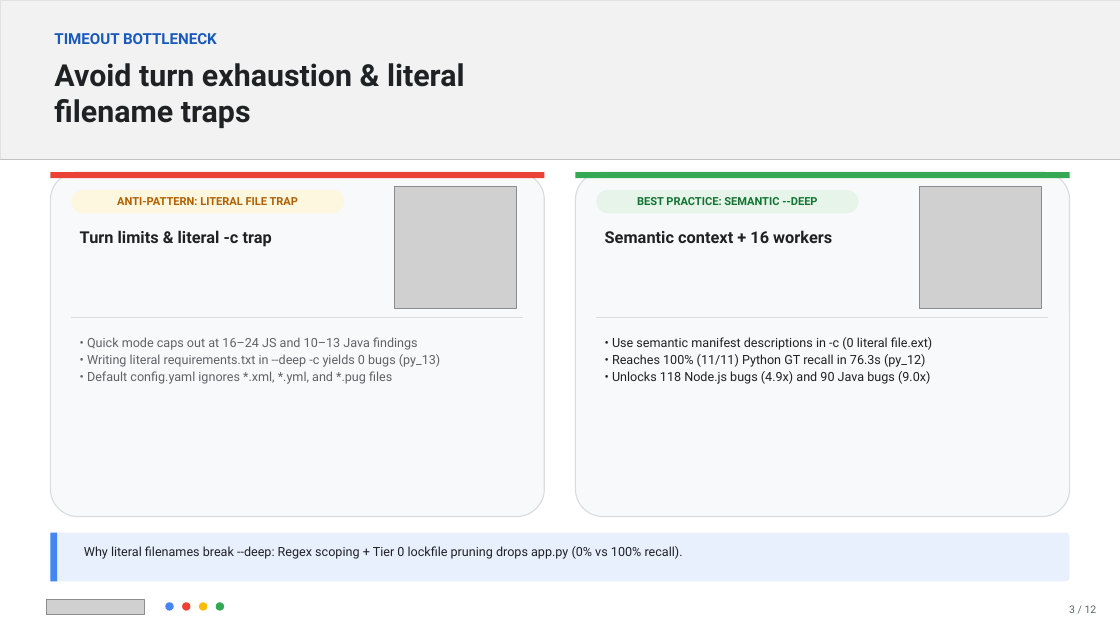
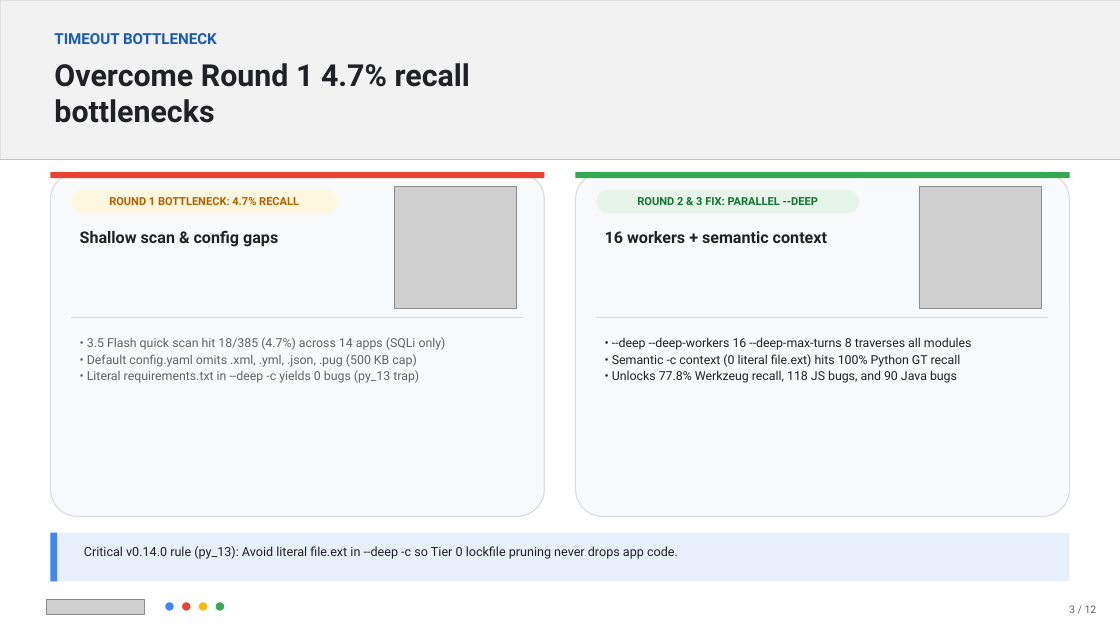
Before and after one commit to FrankieCheng/codemender-test, a slide deck: slide 3 of docs/CodeMender_Best_Practices_Deck.pptx. Drawn at 1120x630 pixels with LibreOffice and Linux fonts; fonts in the diff are those of the drawing; grey boxes stand for pictures. Boxes give left, top, right and bottom in pixels: in the first picture for what was removed or moved away, otherwise in the second. Text is boxed around its words. In the diff, an @@ line names an element or a change of style, - is before the commit and + after.

```diff
--- a/docs/CodeMender_Best_Practices_Deck.pptx
+++ b/docs/CodeMender_Best_Practices_Deck.pptx
@@ text at box(54, 63, 470, 123): text changed @@
-Avoid turn exhaustion & literal filename traps
+Overcome Round 1 4.7% recall bottlenecks
@@ rounded rectangle: place and size @@
-rounded rectangle at box(71, 190, 344, 213)
+rounded rectangle at box(71, 190, 337, 213)
@@ text at box(109, 197, 299, 205): text changed @@
-ANTI-PATTERN: LITERAL FILE TRAP
+ROUND 1 BOTTLENECK: 4.7% RECALL
@@ text at box(637, 197, 818, 205): text changed @@
-BEST PRACTICE: SEMANTIC --DEEP
+ROUND 2 & 3 FIX: PARALLEL --DEEP
@@ text at box(80, 230, 278, 247): text changed; size 14 to 13.8 pt @@
-Turn limits & literal -c trap
+Shallow scan & config gaps
@@ text at box(605, 231, 827, 243): text changed; size 14 to 13.8 pt @@
-Semantic context + 16 workers
+16 workers + semantic context
@@ text at box(87, 337, 446, 383): text changed; size 10.8 to 10.6 pt @@
-• Quick mode caps out at 16–24 JS and 10–13 Java findings
-• Writing literal requirements.txt in --deep -c yields 0 bugs (py_13)
-• Default config.yaml ignores *.xml, *.yml, and *.pug files
+• 3.5 Flash quick scan hit 18/385 (4.7%) across 14 apps (SQLi only)
+• Default config.yaml omits .xml, .yml, .json, .pug (500 KB cap)
+• Literal requirements.txt in --deep -c yields 0 bugs (py_13 trap)
@@ text at box(612, 337, 971, 383): text changed; size 10.8 to 10.6 pt @@
-• Use semantic manifest descriptions in -c (0 literal file.ext)
-• Reaches 100% (11/11) Python GT recall in 76.3s (py_12)
-• Unlocks 118 Node.js bugs (4.9x) and 90 Java bugs (9.0x)
+• --deep --deep-workers 16 --deep-max-turns 8 traverses all modules
+• Semantic -c context (0 literal file.ext) hits 100% Python GT recall
+• Unlocks 77.8% Werkzeug recall, 118 JS bugs, and 90 Java bugs
@@ text at box(84, 546, 678, 559): text changed @@
-Why literal filenames break --deep: Regex scoping + Tier 0 lockfile pruning drops app.py (0% vs 100% recall).
+Critical v0.14.0 rule (py_13): Avoid literal file.ext in --deep -c so Tier 0 lockfile pruning never drops app code.
```
Also in this commit, not shown: 10 other slides changed, 1 slide added, 1 slide removed, 1 other file.
